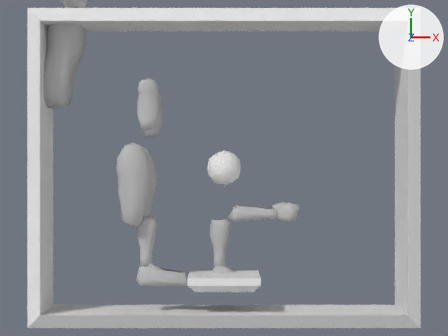
The Blender file meshes/paddle-ball.blend: old version first, new version second.
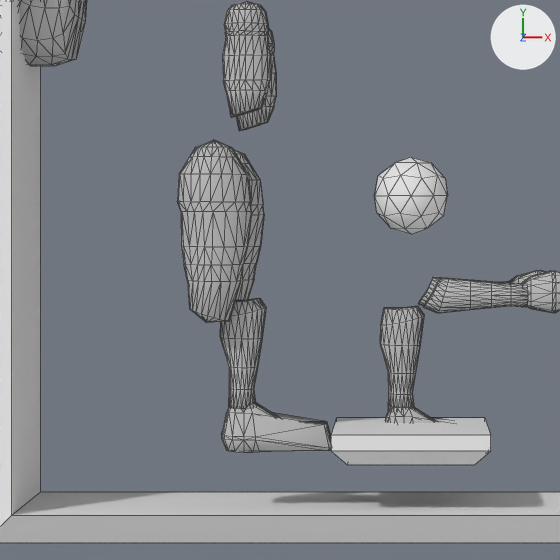
There are two pictures of each version: one from the file's camera 'Camera', one close up on the part from 8% to 65% of the width and 23% to 100% of the height. The lights are fixed; the arrows at upper right show +X, +Y and +Z. The close-ups show mesh edges as thin lines.

Objects in the first close-up: 'Ball', 'Bicep_L', 'Bicep_R', 'Body', 'Calf_L', 'Calf_R', 'Forearm_R', 'Frame', 'Paddle', 'Thigh_L', 'Thigh_R'.
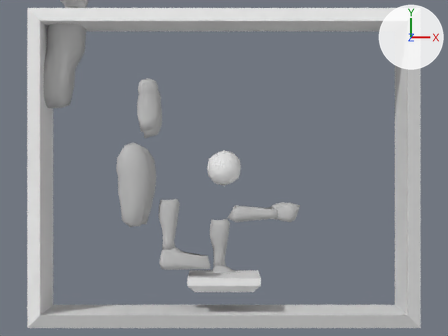
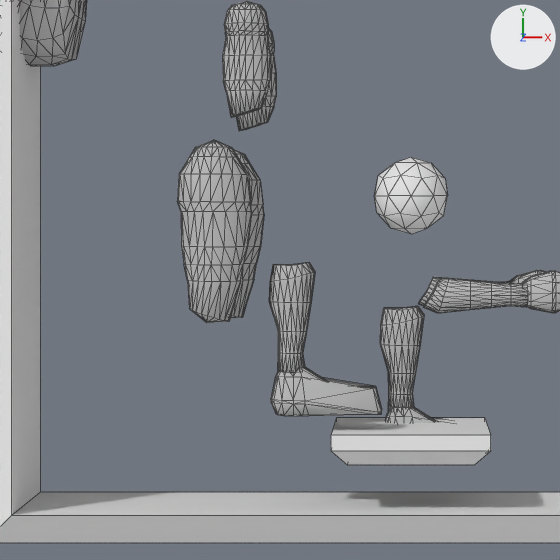
Where the newer file only moved an object's origin or applied its transform, the numbers keep the older frame.

Boxes [x1, y1, x2, y2] around the edits, measured in the close-ups (560 x 560 px):
'Calf_R', moved
    before: [220, 298, 331, 452]
    after: [269, 263, 382, 416]

What changed in the scene script:
```text
Change me_calf_r:
    where me_calf_r.from_pydata(...)  # 220 vertices, 432 faces; spans x -0.01..1.43, y -1.67..0.28, z -0.65..-0.08
    used by ob_calf_r; location = (0.0, 0.0, 0.0); delta_location = (-2.438, -1.599, 0.731)
    me_calf_r part 1: the whole mesh is moved by (-0.3, -0.14, 0.09)
Change ob_calf_r:
    ob_calf_r.location: (0.0, 0.0, 0.0) -> (0.35, 0.14, -0.13)
    ob_calf_r.delta_location: (-2.438, -1.599, 0.731) -> (-1.866, -1.136, 0.774)
```
